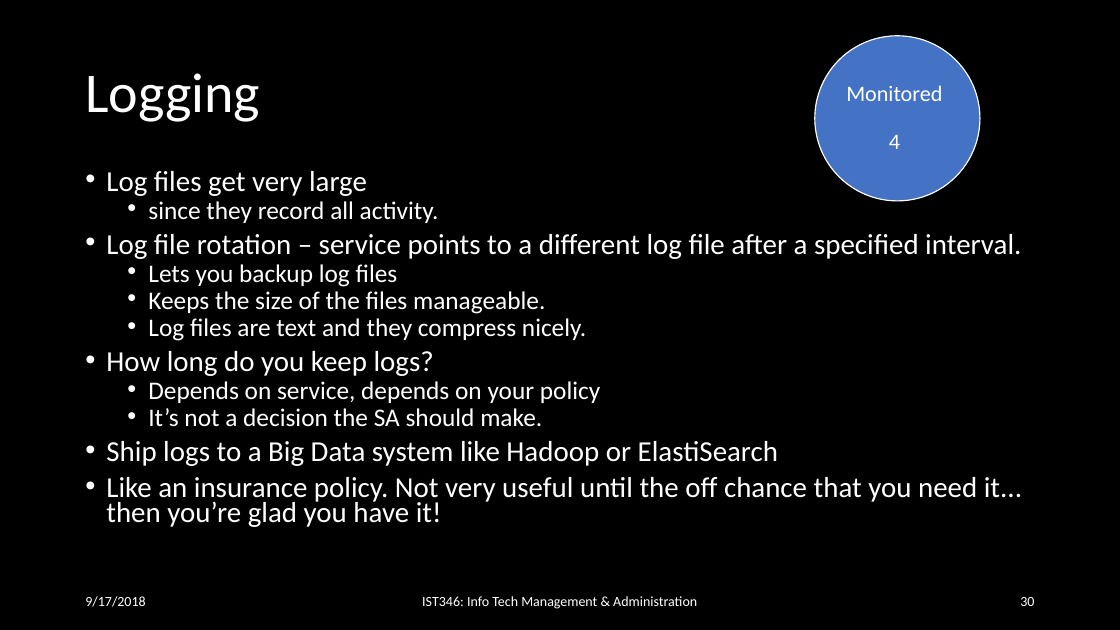
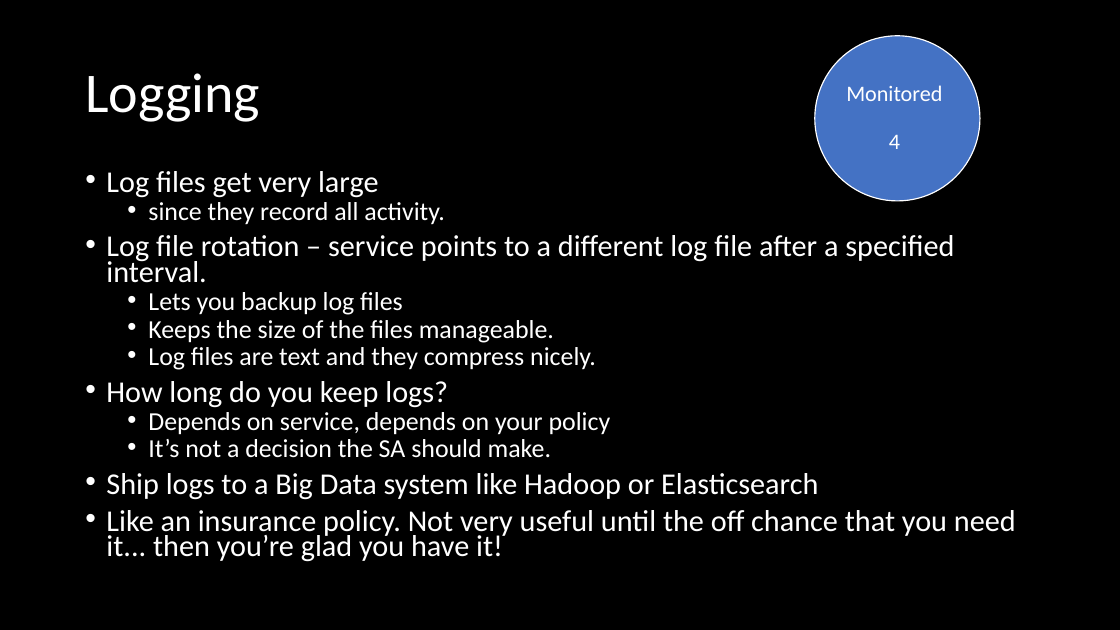
Before and after one commit to orstewar/ist346-content, a slide deck: slide 22 of content/10-services-monitoring-logging.pptx (slide 30 before the commit). Drawn at 1120x630 pixels with LibreOffice and Linux fonts; fonts in the diff are those of the drawing. Boxes give left, top, right and bottom in pixels: in the first picture for what was removed or moved away, otherwise in the second. Text is boxed around its words. In the diff, an @@ line names an element or a change of style, - is before the commit and + after.

```diff
--- a/content/10-services-monitoring-logging.pptx
+++ b/content/10-services-monitoring-logging.pptx
@@ text at [106, 171, 1016, 562]: size 24.8 to 25.9 pt in "Log files get very large", "Log file rotation – service points to ...", "How long do you keep logs?", "Like an insurance policy. Not very useful ..."; size 21.7 to 22.2 pt in "since they record all activity.", "Lets you backup log files", "Keeps the size of the files manageable.", "Log files are text and they compress ..." and 2 more places @@
@@ text at [106, 473, 818, 500]: text changed; size 24.8 to 25.9 pt @@
-• Ship logs to a Big Data system like Hadoop or ElastiSearch
+• Ship logs to a Big Data system like Hadoop or Elasticsearch
@@ text removed at [85, 596, 145, 607] @@
-9/17/2018
@@ text removed at [422, 596, 697, 609] @@
-IST346: Info Tech Management & Administration
@@ page number removed at [1020, 597, 1034, 606] @@
-30
```
Also in this commit, not shown: 13 other slides changed, 1 slide added, 11 slides removed, 2 other files.
